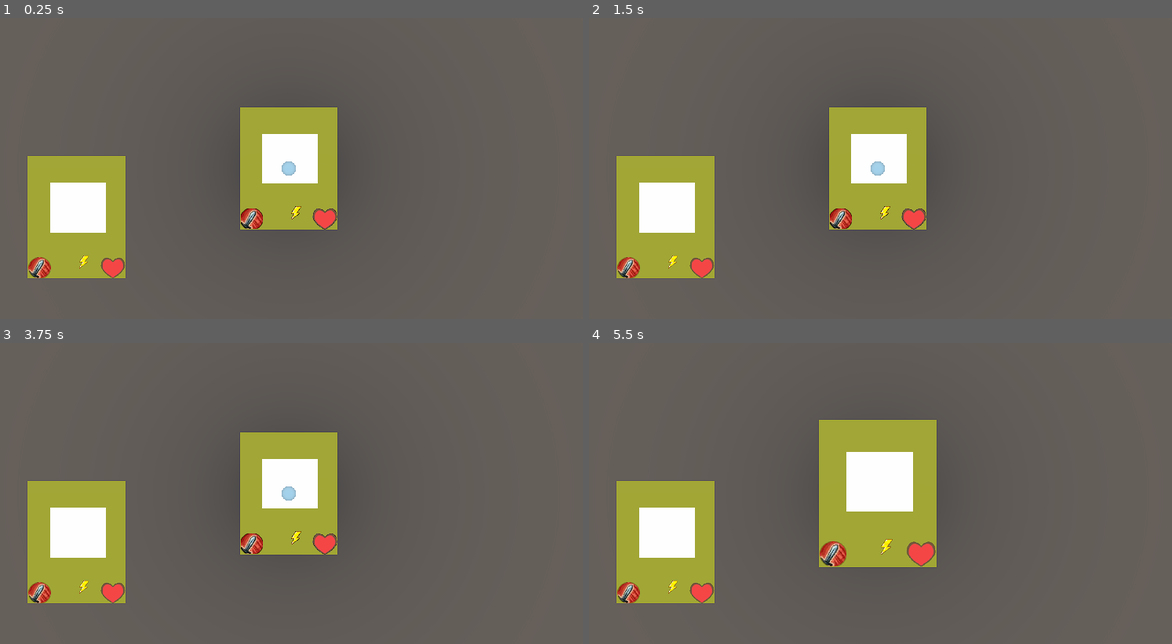
Above: before the commit, frames 1-4 (two rows, left to right).
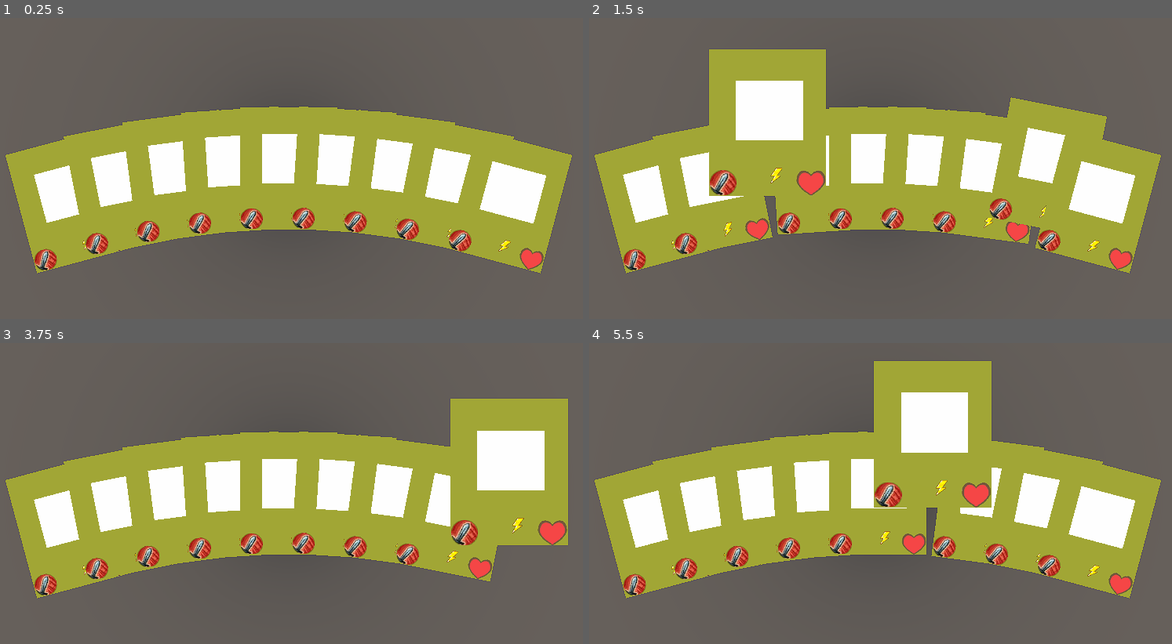
Above: after the commit, the same moments.

Repository: tpgame-spbstu/Tabletop-roguelike
Game: Godot game, scene res://Modification/hand.tscn
Same seed, same stepped clock (60 frames per second), same inputs: the game is played once before the commit and once after it. This scene is started directly instead of the project's main scene.
Inputs (mouse positions are in pixels of both pictures, inside the frame that each line leads up to):
- Up to frame 1 (0.25 s): no input
- Up to frame 2 (1.5 s): tap Enter at 0.5 s; move the mouse to (1014, 150) at 0.52 s; click (1014, 150) at 0.67 s; tap Space at 1.25 s; move the mouse to (752, 186) at 1.27 s; click (752, 186) at 1.42 s
- Up to frame 3 (3.75 s): tap Enter at 2, 3.5 s; move the mouse to (349, 412) at 2.02 s; click (349, 412) at 2.17 s; tap Space at 2.75 s; move the mouse to (256, 565) at 2.77 s; click (256, 565) at 2.92 s; move the mouse to (478, 547) at 3.52 s; click (478, 547) at 3.67 s
- Up to frame 4 (5.5 s): tap Space at 4.25 s; move the mouse to (688, 439) at 4.27 s; click (688, 439) at 4.42 s; move the mouse to (909, 493) at 5.02 s; click (909, 493) at 5.17 s

The runs differ from the first frame. In frame 1, 31% of the frame differs, in the area x 0-99%, y 29-87%; in frame 2, 36%; in frame 3, 34%; in frame 4, 37%, in the area x 0-99%, y 5-87%.
Error before the commit: Invalid call. Nonexistent function 'set_orig_pos' in base 'StaticBody (card_3d.gd)'. (res://Modification/hand.gd:150)

Commit message:
Изменил линию отрисовки карт в руке; пофиксил рекурсию случаев 2, 3 #97

Diff:
--- a/Modification/hand.gd
+++ b/Modification/hand.gd
@@ -11,7 +11,12 @@
 onready var card_inst = load("res://Modification/card_3d.tscn")
 onready var utils = load("res://Modification/utils.gd").new()
 # TODO: substitute, change it with the actual value
-const OFFSET := Vector3(0, 0.5, 0)
+const OFFSET := Vector3(0, 0.5, -2.5)
+# -15 degrees
+const PHI := -6.2830 / 24
+# coeff to put the cards on the edges lower, than the cards in the middle
+const FUNC_COEFF := 7.5
+
 
 func _ready():
 	var cards = [
@@ -23,9 +28,19 @@
 		card_inst.instance(),
 		card_inst.instance(),
 		card_inst.instance(),
-		card_inst.instance()
+		card_inst.instance(),
 	]
 	initialize(cards)
+
+
+func _notification(what):
+	match what:
+		# if the card was hovered, it remains in hovered state
+		# when the window is minimized, mouse position is not updated
+		# so clean up the hovered
+		MainLoop.NOTIFICATION_WM_FOCUS_OUT:
+			if _hovered:
+				emit_signal("mouse_exited", _hovered)
 
 
 ## checks whether the hovered card and the current mouse position are on the different
@@ -84,8 +99,10 @@
 	if first_card:
 		first_card = first_card["collider"]
 		# case (2)
+		# if not taking into account the tween, recursion between cases 2 and 3
 		if not _hovered:
-			emit_signal("mouse_entered", first_card)
+			if not first_card.get_hower_tween().is_active() or Geometry.is_point_in_polygon(Vector2(ray_to.x, ray_to.z), first_card._get_2dpoints()):
+				emit_signal("mouse_entered", first_card)
 		else:
 			# case (6)
 			if first_card != _hovered:
@@ -135,20 +152,32 @@
 	draw_cards()
 
 
+func __f(x, coeff=60.0):
+	return pow(x, 2) / coeff
+
+
 func draw_cards():
-	var rad_from := -PI + TAU / 12
-	var rad_to := -TAU / 12
-	var r = 10
-	var pos := Vector3(0, 0, 7)
-	var dh = 0.01
+	if _cards:
+		var size = _cards[0].get_size() / 2  # get the size of the card (its mesh, actually)
+		var n = _cards.size() - 1
+		var coeff = FUNC_COEFF  # empirical coefficient to make the cards on the sides lower, then the cards in the middle
+		var a = -(n + 1) * size.x / 2  # a in [a, b]
+		var b = -a  # b in [a, b]
+		var dh = size.y * 2  # delta height
+		var phi = PHI  # -15 degrees
+		var psi = -phi  # +15 degrees
 
-	var cur_rad: float
-	for i in _cards.size():
-		cur_rad = rad_from + i * (rad_to - rad_from) / (_cards.size() - 1)
-		_cards[i].translate(pos + Vector3(cos(cur_rad), i * dh, sin(cur_rad)) * r)
-		# the position to return to after animation
-		_cards[i].set_orig_pos(_cards[i].get_translation())
-		_cards[i].rotate(Vector3.UP, -cur_rad - PI / 2)
+		var cur_point: float  # current offset from a
+		var cur_rad: float  # current angle in rads
+		for i in _cards.size():
+			cur_point = a + i * 2 * b / n
+			cur_rad = phi + i * 2 * psi / n
+			# place the center of the cards on the line
+			_cards[i].translate(Vector3(cur_point, i * dh, __f(cur_point, n * coeff)))
+			# rotate the card
+			_cards[i].rotate(Vector3.UP, -cur_rad)
+			# set the original transform (position + rotation)
+			_cards[i].set_orig_trans(_cards[i].get_transform())
 
 
 func _on_mouse_entered(card):
--- a/Modification/hand.tscn
+++ b/Modification/hand.tscn
@@ -1,14 +1,6 @@
-[gd_scene load_steps=4 format=2]
+[gd_scene load_steps=2 format=2]
 
 [ext_resource path="res://Modification/hand.gd" type="Script" id=2]
-
-[sub_resource type="SpatialMaterial" id=1]
-
-[sub_resource type="SphereMesh" id=2]
-resource_local_to_scene = true
-material = SubResource( 1 )
-radius = 0.3
-height = 0.6
 
 [node name="hand" type="Spatial"]
 script = ExtResource( 2 )
@@ -22,13 +14,3 @@
 current = true
 fov = 116.147
 size = 15.0
-
-[node name="draw" type="ImmediateGeometry" parent="."]
-
-[node name="point" type="MeshInstance" parent="."]
-mesh = SubResource( 2 )
-material/0 = null
-
-[node name="line" type="ImmediateGeometry" parent="."]
-
-[node name="ig" type="ImmediateGeometry" parent="."]
